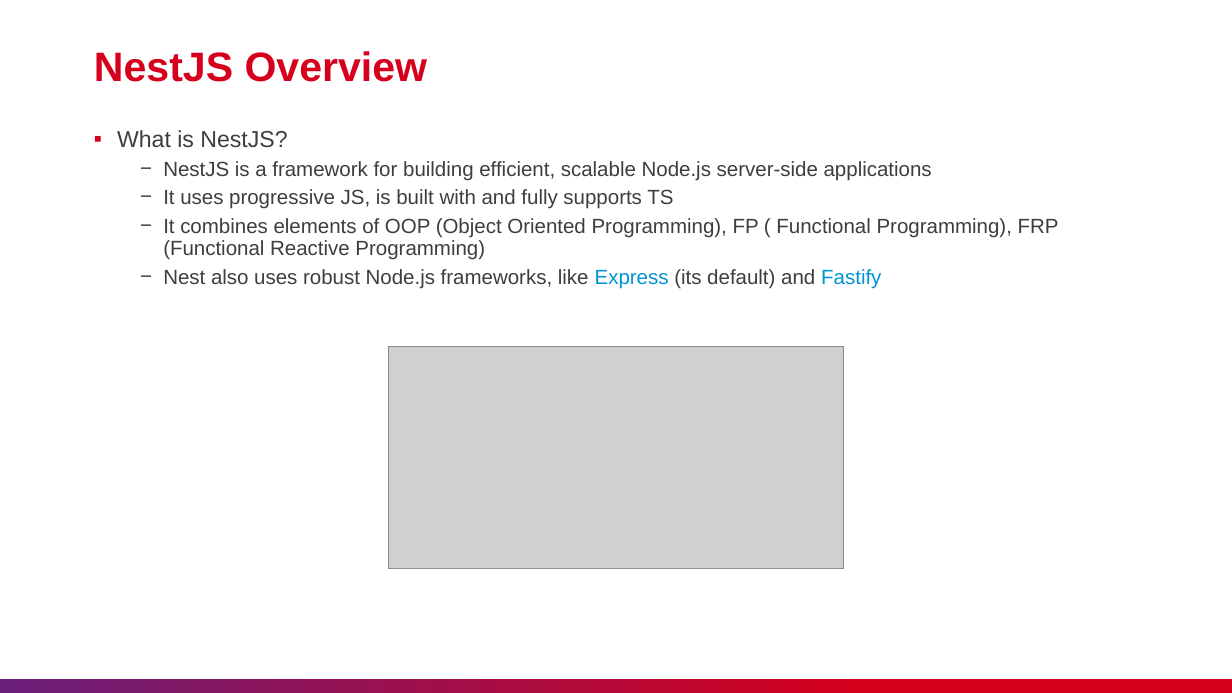
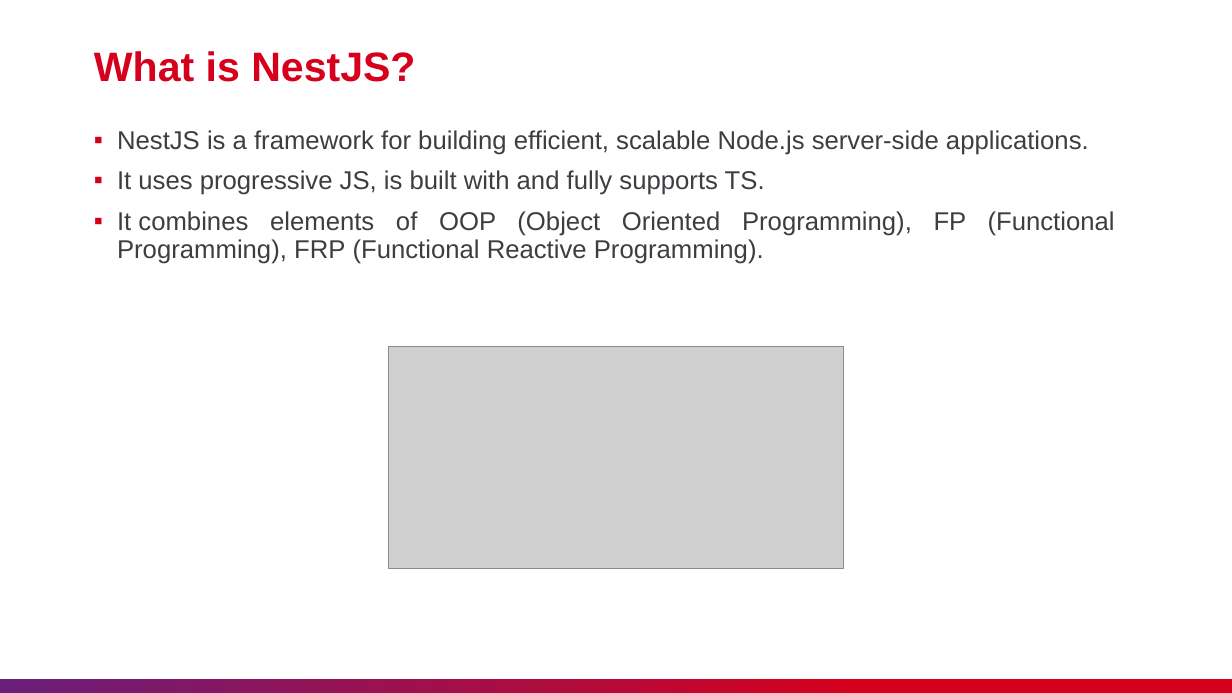
Before and after one commit to nashtech-garage/nodejs-nestjs-training, a slide deck: slide 4 of slide/NT_NestJS_Training.pptx (slide 9 before the commit). Drawn at 1232x693 pixels with LibreOffice and Linux fonts; fonts in the diff are those of the drawing; grey boxes stand for pictures. Boxes give left, top, right and bottom in pixels: in the first picture for what was removed or moved away, otherwise in the second. Text is boxed around its words. In the diff, an @@ line names an element or a change of style, - is before the commit and + after.

```diff
--- a/slide/NT_NestJS_Training.pptx
+++ b/slide/NT_NestJS_Training.pptx
@@ title at box(94, 51, 415, 82): text changed @@
-NestJS Overview
+What is NestJS?
@@ text at box(117, 130, 1115, 264): text changed; size 16 to 20 pt @@
-▪ What is NestJS?
-  − NestJS is a framework for building efficient, scalable Node.js server-side applications
-  − It uses progressive JS, is built with and fully supports TS
-  − It combines elements of OOP (Object Oriented Programming), FP ( Functional Programming), FRP (Functional Reactive Programming)
-  − Nest also uses robust Node.js frameworks, like Express (its default) and Fastify
+▪ NestJS is a framework for building efficient, scalable Node.js server-side applications.
+▪ It uses progressive JS, is built with and fully supports TS.
+▪ It combines elements of OOP (Object Oriented Programming), FP (Functional Programming), FRP (Functional Reactive Programming).
```
Also in this commit, not shown: 4 other slides changed, 26 slides added, 26 slides removed, 7 other files.
